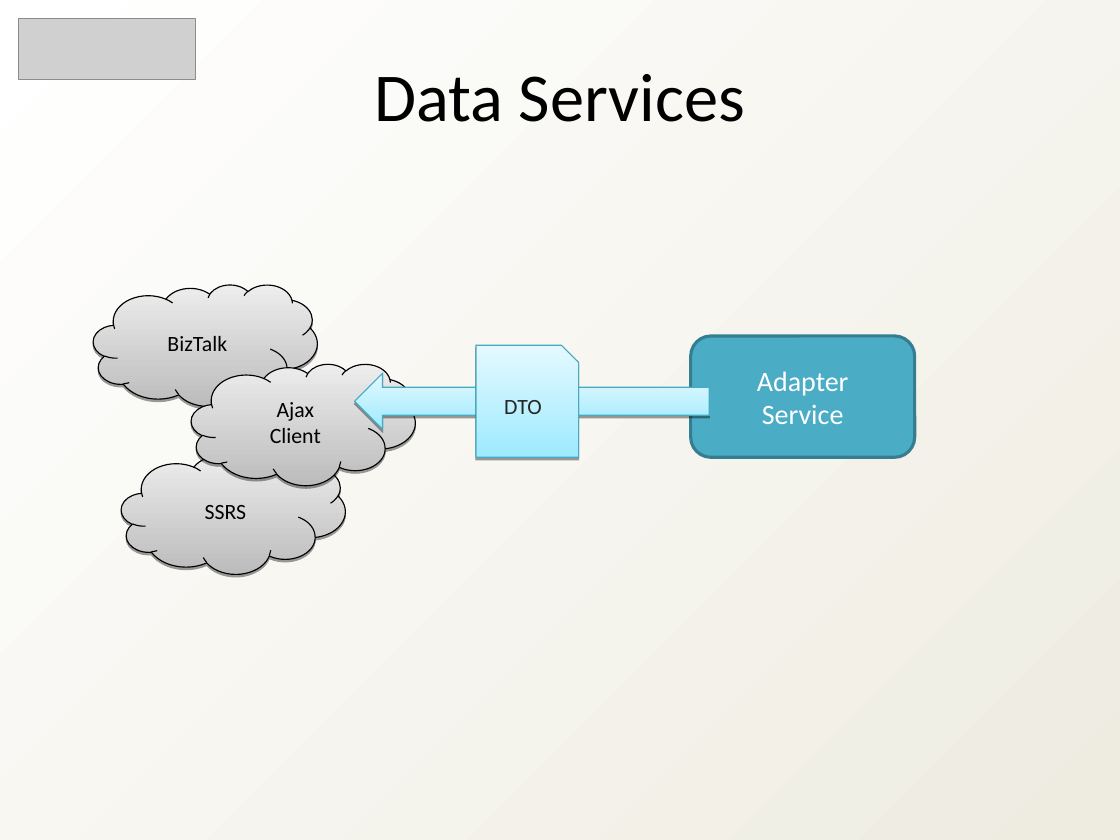
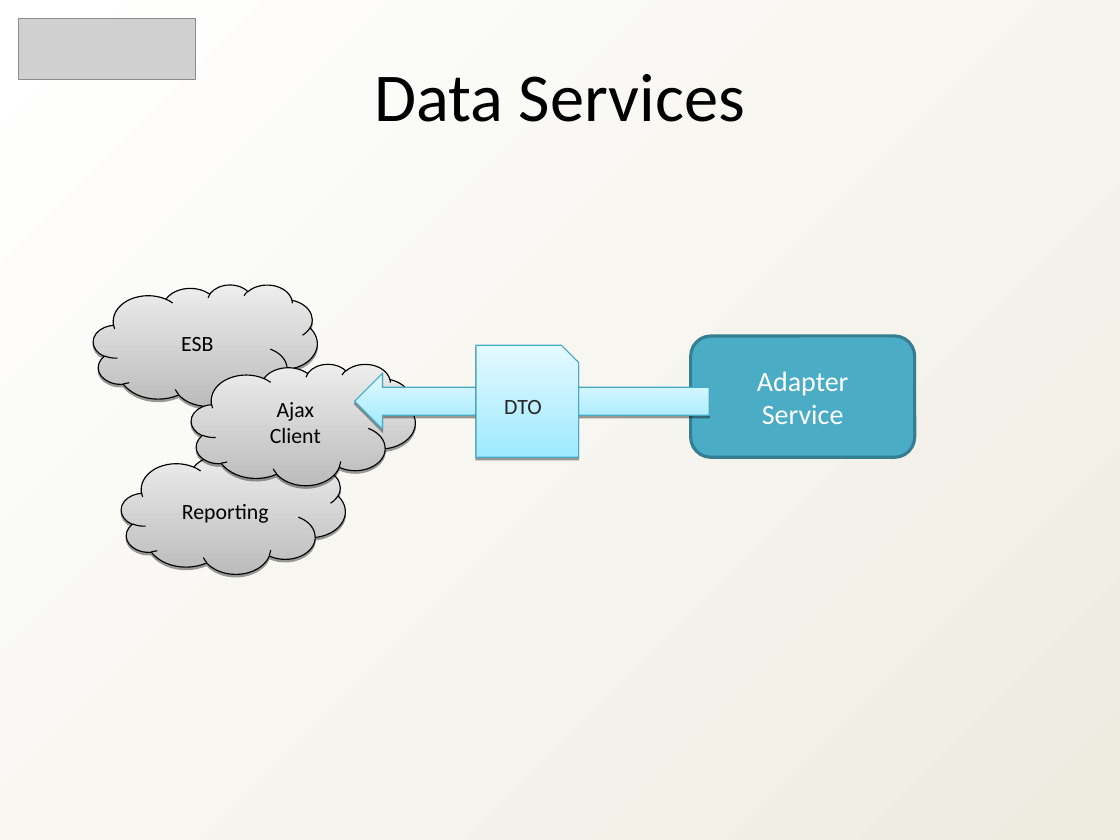
Before and after one commit to heyena/iring-tools, a slide deck: slide 9 of trunk/Documentation/iRINGTools_SDK_Overview_v1_3_0.ppt. Drawn at 1120x840 pixels with LibreOffice and Linux fonts; fonts in the diff are those of the drawing; grey boxes stand for pictures. Boxes give left, top, right and bottom in pixels: in the first picture for what was removed or moved away, otherwise in the second. Text is boxed around its words. In the diff, an @@ line names an element or a change of style, - is before the commit and + after.

```diff
--- a/trunk/Documentation/iRINGTools_SDK_Overview_v1_3_0.ppt
+++ b/trunk/Documentation/iRINGTools_SDK_Overview_v1_3_0.ppt
@@ text in freeform shape at (181,337,213,351): text changed @@
-BizTalk
+ESB
@@ text in freeform shape at (182,504,269,523): text changed @@
-SSRS
+Reporting
```
Also in this commit, not shown: 1 other slide changed, 1 other file.
